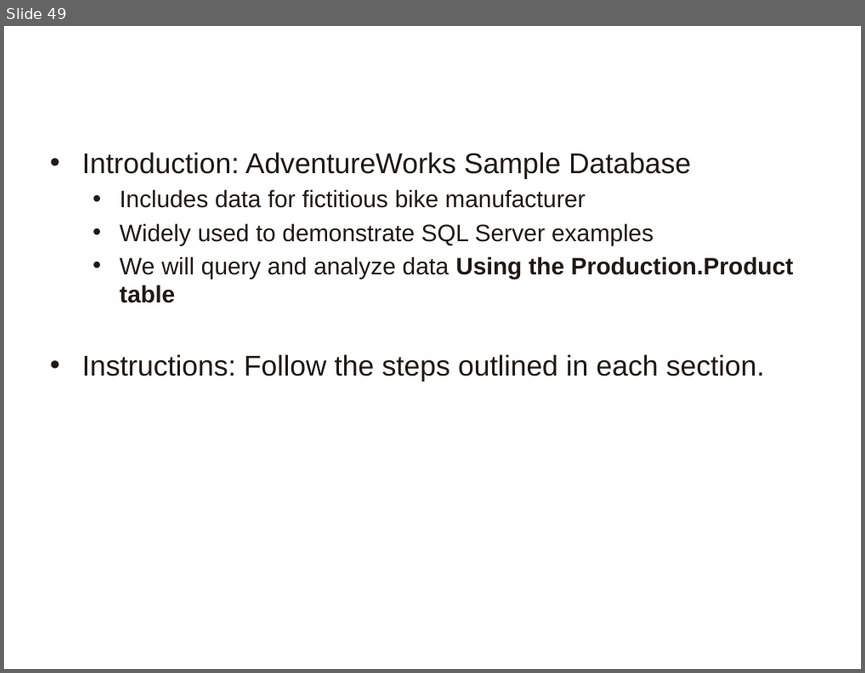
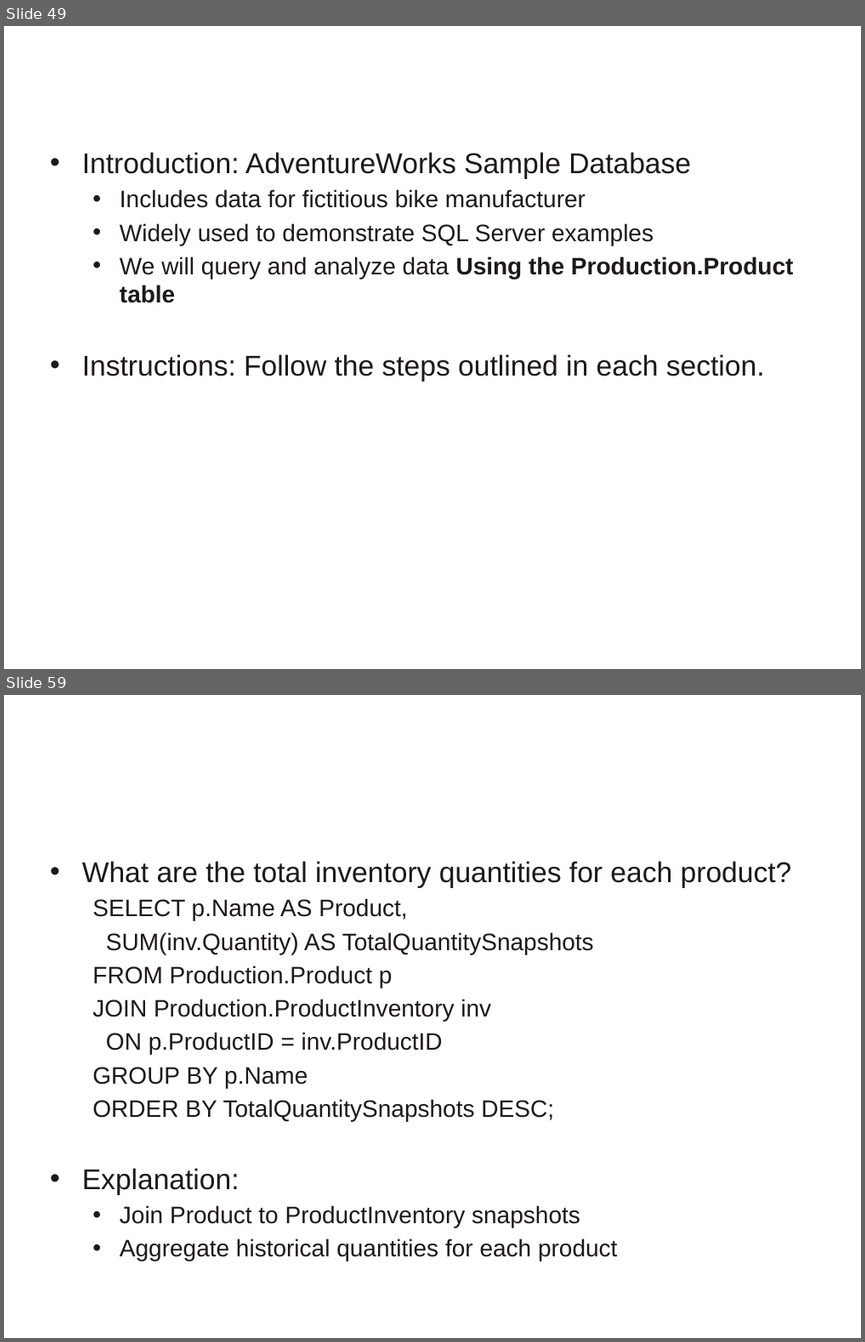
Before and after one commit to a099954/ABC-Program, a slide deck: SQL/06-joins - Final.pptx. Shown one above the other, each under a label of ours: slide 49 before the commit, slides 49 and 59 after it; the slides between them are not shown. The pictures are 865x673 and 865x1342 pixels, drawn with LibreOffice and Linux fonts; fonts in the diff are those of the drawing; background and template pictures are left out. Boxes give left, top, right and bottom in pixels: in the first picture for what was removed or moved away, otherwise in the second. Text is boxed around its words. In the diff, an @@ line names an element or a change of style, - is before the commit and + after.

```diff
--- a/SQL/06-joins - Final.pptx
+++ b/SQL/06-joins - Final.pptx
@@ slide 59 added at [4,695,861,1338], background #FFFFFF @@
@@ title added at [41,706,813,746], 24 pt, text #FFFFFF @@
+Exercise 5 - Answer
@@ text added at [82,861,792,1261], 20 pt, text #1C1917 @@
+• What are the total inventory quantities for each product?
+  SELECT p.Name AS Product,
+  SUM(inv.Quantity) AS TotalQuantitySnapshots
+  FROM Production.Product p
+  JOIN Production.ProductInventory inv
+  ON p.ProductID = inv.ProductID
+  GROUP BY p.Name
+  ORDER BY TotalQuantitySnapshots DESC;
+• Explanation:
+  • Join Product to ProductInventory snapshots
+  • Aggregate historical quantities for each product
```
Also in this commit, not shown: 3 slides changed, 6 other slides added, 3 slides removed.
